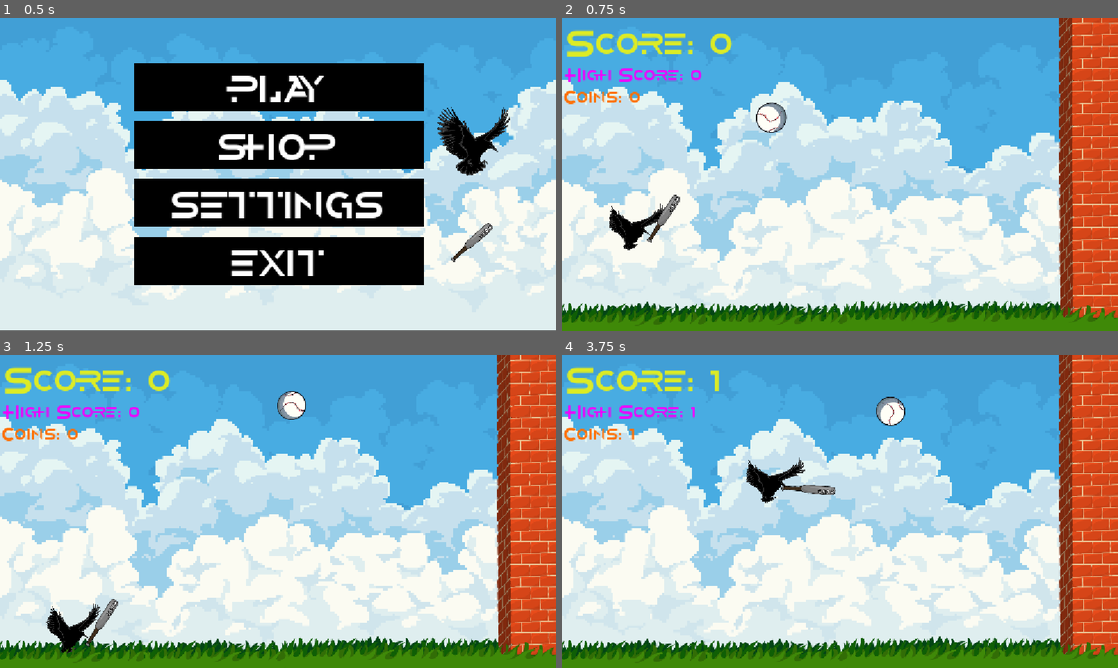
Above: before the commit, frames 1-4 (two rows, left to right).
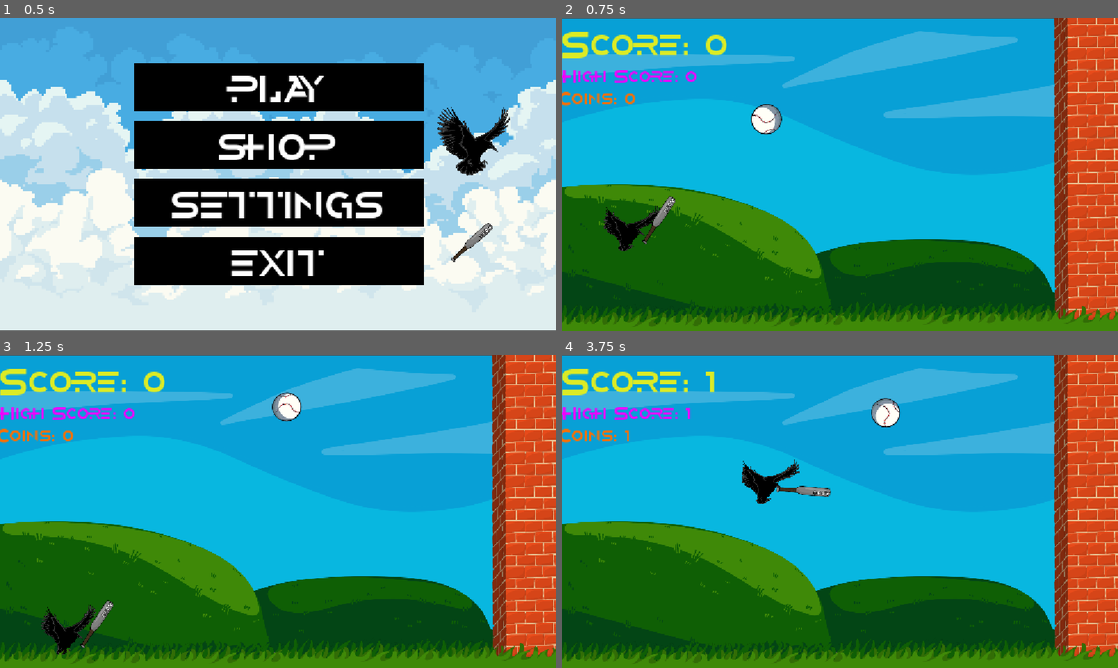
Above: after the commit, the same moments.

Repository: MultiplayerJake/GameJam-Crow-Smash
Game: Godot game, scene res://Scenes/MainScenes/menu.tscn
Two runs of this game, one before a commit and one after it. Both use one fixed random seed, a clock stepped at 60 frames per second and the inputs below.
Inputs:
- Up to frame 1 (0.5 s): no input
- Up to frame 2 (0.75 s): click "PLAY" at 0.5 s
- Up to frame 3 (1.25 s): no input
- Up to frame 4 (3.75 s): hold W (jatpack) 1.28-2.03 s; hold D (right) 1.28-2.78 s; tap Space (swing) at 2.1, 3.6 s; hold A (left) 2.78-3.53 s; hold W (jatpack) 2.78-3.53 s; hold D (right) from 3.53 s (still down)

Frame 1 is identical in both runs. In frame 2, 82% of the frame differs, in the area x 0-100%, y 0-99%; in frame 3, 83%; in frame 4, 83%.

Commit message:
aded assets to bat/backound and added cloud

Diff:
--- a/Scenes/MainScenes/game.tscn
+++ b/Scenes/MainScenes/game.tscn
@@ -1,10 +1,12 @@
 [gd_scene format=3 uid="uid://34o118j5nof2"]
 
 [ext_resource type="Script" uid="uid://enemvwk00yd8" path="res://Scripts/game.gd" id="1_2q06e"]
-[ext_resource type="Texture2D" uid="uid://diu3uyc7d6hfd" path="res://Assets/Backgrounds/demo01_PixelSky_1920x1080.png" id="1_giieq"]
+[ext_resource type="Texture2D" uid="uid://dvm42c3tlj46t" path="res://Assets/AssetsFin/backround/backroundSky1.png" id="2_qp21n"]
 [ext_resource type="Texture2D" uid="uid://brxrk8vctha23" path="res://Assets/AssetsFin/backround/backroundGrass.png" id="3_1akeu"]
+[ext_resource type="Texture2D" uid="uid://ccyeepa7k5se8" path="res://Assets/AssetsFin/backround/cloud1.png" id="3_cbecx"]
 [ext_resource type="PackedScene" uid="uid://drh0m7hti8oyd" path="res://Scenes/MainScenes/character.tscn" id="4_0vvaf"]
 [ext_resource type="Texture2D" uid="uid://ci1b5tvydnxqs" path="res://Assets/AssetsFin/backround/forgroundGrass.png" id="4_aby4k"]
+[ext_resource type="Texture2D" uid="uid://bu2fpb37ka2mi" path="res://Assets/AssetsFin/backround/cloud2.png" id="4_ik8wt"]
 [ext_resource type="Texture2D" uid="uid://b4fw4wl4q3mxt" path="res://Assets/AssetsFin/backround/backgroundWall.png" id="5_1akeu"]
 [ext_resource type="PackedScene" uid="uid://dsjg0x61it0q0" path="res://Scenes/MainScenes/ball.tscn" id="6_d22wp"]
 [ext_resource type="FontFile" uid="uid://ctfp4o6kope0" path="res://Assets/Fonts/Alternity.ttf" id="7_5ah3m"]
@@ -25,12 +27,26 @@
 size = Vector2(20, 24.660393)
 
 [node name="Game" type="Node2D" unique_id=1693405210]
+position = Vector2(-10, 3)
 script = ExtResource("1_2q06e")
 
 [node name="Background" type="Sprite2D" parent="." unique_id=1942340858]
-position = Vector2(577.5, 322.49997)
-scale = Vector2(0.602, 0.6)
-texture = ExtResource("1_giieq")
+z_index = -1
+scale = Vector2(0.53846157, 0.53846157)
+texture = ExtResource("2_qp21n")
+centered = false
+
+[node name="cloud1" type="Sprite2D" parent="." unique_id=295644674]
+position = Vector2(1041.9999, 0)
+scale = Vector2(0.4535112, 0.4535112)
+texture = ExtResource("3_cbecx")
+centered = false
+
+[node name="cloud2" type="Sprite2D" parent="." unique_id=1235280687]
+position = Vector2(685, 0)
+scale = Vector2(0.4535112, 0.4535112)
+texture = ExtResource("4_ik8wt")
+centered = false
 
 [node name="Grass" type="StaticBody2D" parent="." unique_id=387530059 groups=["blocks"]]
 collision_layer = 4
Binary file added: Assets/AssetsFin/backround/backroundSky1.png
Not shown, added: Assets/AssetsFin/backround/backroundSky1.png.import
Binary file added: Assets/AssetsFin/backround/cloud1.png
Not shown, changed: Assets/AssetsFin/backround/cloud1.png.import
Binary file added: Assets/AssetsFin/backround/cloud2.png
Not shown, added: Assets/AssetsFin/backround/cloud2.png.import
Binary file added: Assets/AssetsFin/character/bat/BatSkin3.png
Not shown, added: Assets/AssetsFin/character/bat/BatSkin3.png.import
Renamed: Assets/AssetsFin/bat/batSkin1.png -> Assets/AssetsFin/character/bat/batSkin1.png
Not shown, added: Assets/AssetsFin/character/bat/batSkin1.png.import
Binary file added: Assets/AssetsFin/character/bat/batSkin2.png
Not shown, added: Assets/AssetsFin/character/bat/batSkin2.png.import
(and 2 more such lines)
